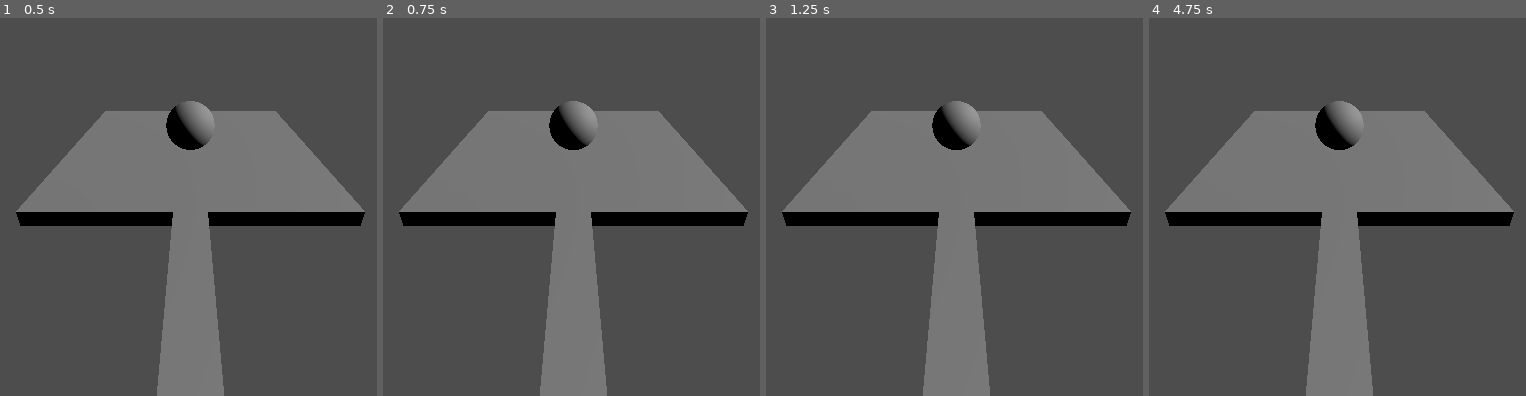
Above: before the commit, frames 1-4 (left to right).
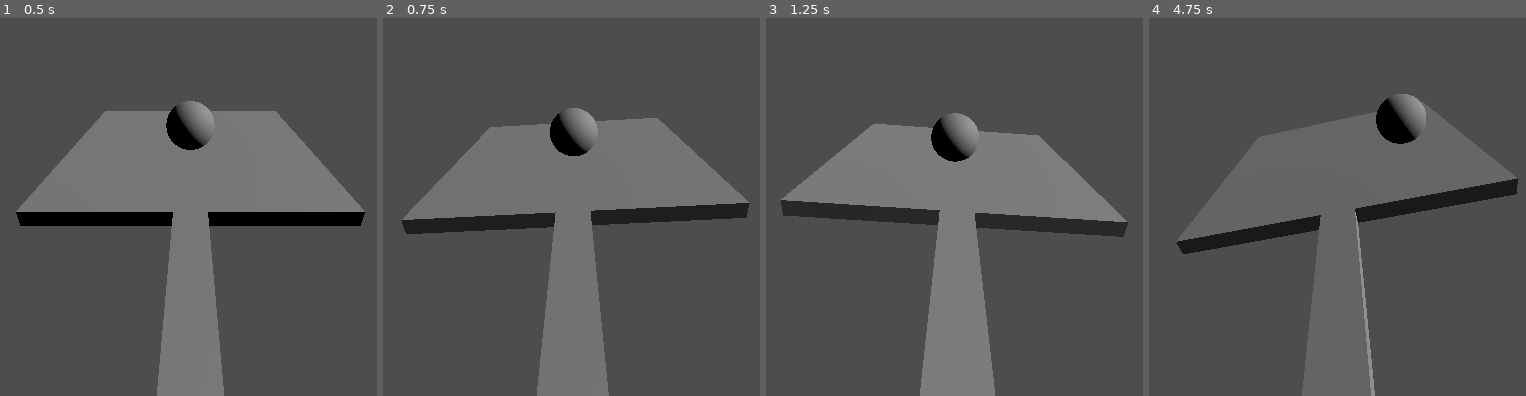
Above: after the commit, the same moments.

Repository: dallen72/Frying-Eggs-On-the-Charlotte-Skyline
Game: Godot game, scene res://node_3d.tscn
Same seed, same stepped clock (60 frames per second), same inputs: the game is played once before the commit and once after it.
Inputs:
- Up to frame 1 (0.5 s): no input
- Up to frame 2 (0.75 s): tap Enter (ui_accept) at 0.5, 0.6 s
- Up to frame 3 (1.25 s): tap Enter (ui_accept) at 0.77, 1.07 s
- Up to frame 4 (4.75 s): tap Enter (ui_accept) at 1.35, 1.52, 1.82, 2.1, 2.85, 3.02, 3.32, 3.6, 3.77, 4.07, 4.35, 4.52 s

Frame 1 is identical in both runs. In frame 2, 7.1% of the frame differs, in the area x 4-98%, y 21-100%; in frame 3, 9.5%; in frame 4, 12%, in the area x 4-98%, y 20-100%.

Commit message:
flipping working right

Diff:
--- a/node_3d.gd
+++ b/node_3d.gd
@@ -19,9 +19,14 @@
 	_elapsed = 0.0
 	_previous_rotation_x = 0.0
 	_previous_rotation_z = 0.0
-	_angle_x = 0
-	_angle_z = MAX_ANGLE
 	random_num_generator = RandomNumberGenerator.new()
+	_angle_x = 	random_num_generator.randf_range(-1*MAX_ANGLE, MAX_ANGLE)
+	_angle_z = 	random_num_generator.randf_range(-1*MAX_ANGLE, MAX_ANGLE)
+	if (abs(_angle_x) > 0.1):
+		_angle_x = 0.2
+	elif (abs(_angle_z) > 0.1):
+		_angle_z = 0.2
+
 	_pan_is_being_flipped = false
 
 # Called every frame. 'delta' is the elapsed time since the previous frame.
@@ -43,8 +48,8 @@
 func flip_pan():
 	_previous_rotation_x = $pan.rotation.x
 	_previous_rotation_z = $pan.rotation.z
-	_angle_z = 0#-1 * $pan.rotation.z# + random_num_generator.randf_range(-0.01, 0.01)
-	_angle_x = 0#-1 * $pan.rotation.x# + random_num_generator.randf_range(-0.01, 0.01)
+	_angle_z = -1 * $pan.rotation.z + random_num_generator.randf_range(-0.1, 0.1)
+	_angle_x = -1 * $pan.rotation.x + random_num_generator.randf_range(-0.1, 0.1)
 	_elapsed = 0.01
 	_pan_is_being_flipped = true
 
